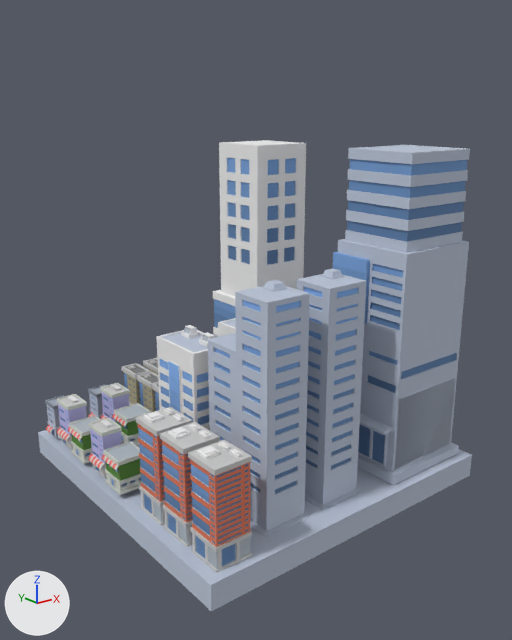
A saved change to the OBJ model Resource/building_3/3.obj.
Both versions are drawn from a 50 mm lens placed at (-2881.0, -3694.0, 2569.0), pointed at (-21.0, -120.0, 1139.0). Arrows for +X, +Y and +Z are at lower left; the lights stay in place. Where no turn or scale is listed for an object, it has been applied to the vertices.

Objects in the first picture: '3'.
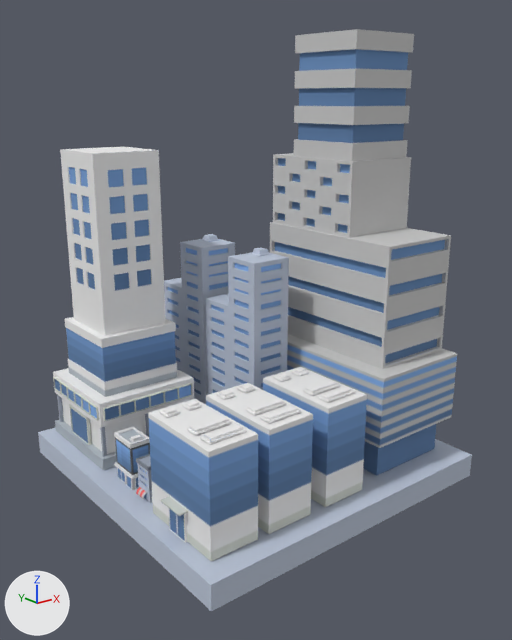
Where the change shows, as pixel boxes (x1, y1, x2, y2) in the pictures (512 x 640 px; the box of a moved part takes in the faces that stretch with it):
'3', reshaped (24% taller): before (38, 140, 472, 611); after (38, 29, 472, 611)
part 1 of me_3, added: after (160, 496, 188, 516)
part 2 of me_3, moved or reshaped: before (213, 140, 306, 338); after (53, 147, 194, 470)
part 3 of me_3, added: after (57, 395, 64, 422)
part 4 of me_3, added: after (100, 427, 107, 457)
part 5 of me_3, added: after (145, 414, 149, 437)
part 6 of me_3, moved or reshaped (not visible before): after (53, 377, 99, 421)
part 7 of me_3, moved or reshaped (not visible before): after (103, 383, 193, 421)
part 8 of me_3, moved or reshaped: before (320, 269, 345, 279); after (250, 248, 271, 257)
part 9 of me_3, moved or reshaped: before (296, 274, 366, 509); after (206, 253, 289, 395)
part 10 of me_3, moved or reshaped: before (208, 286, 311, 536); after (164, 239, 235, 404)
part 11 of me_3, moved or reshaped (not visible afterwards): before (218, 318, 236, 337)
part 12 of me_3, moved or reshaped (not visible afterwards): before (181, 325, 198, 338)
part 13 of me_3, moved or reshaped (not visible afterwards): before (199, 332, 215, 347)
part 14 of me_3, moved or reshaped (not visible afterwards): before (156, 330, 210, 430)
part 15 of me_3, moved or reshaped (not visible afterwards): before (152, 383, 160, 411)
part 16 of me_3, rebuilt: before (333, 145, 470, 485); after (270, 29, 457, 476)
part 17 of me_3, deleted: before (45, 280, 393, 573)
part 18 of me_3, built on: before (89, 418, 141, 495); after (69, 367, 367, 561)
part 19 of me_3, added: after (201, 234, 220, 242)
part 20 of me_3, surface changed: (43, 430, 472, 575) in both

Diff of the bpy script that builds the scene:
```diff
--- a/Resource/building_3/3.obj.py
+++ b/Resource/building_3/3.obj.py
@@ me_3 @@
-me_3.from_pydata(...)  # 19138 vertices, 37880 faces; spans x -1126.0..1126.0, y -1126.0..1126.0, z 0.0..2268.0
-me_3.materials.append(mat_material__16350)  # picture img_object131diffusemap_png
+me_3.from_pydata(...)  # 7466 vertices, 14724 faces; spans x -1126.0..1126.0, y -1126.0..1126.0, z 0.0..2962.0
+# me_3 part 1: a new loose piece, a box spanning x -1076.0..-1014.0, y -758.0..-564.0, z 366.0..378.0, in mat_material__16352 (picture img_object129diffusemap_png)
+# me_3 part 2: the loose piece of 754 vertices spanning x 258.0..1031.0, y 250.0..1022.0, z 170.0..2242.0 is moved by (-1272.0, 39.0, 0.0), in mat_material__16352 (picture img_object129diffusemap_png)
+# me_3 part 3: a new loose piece, a box spanning x -989.0..-966.0, y 1010.0..1033.0, z 236.0..490.0, in mat_material__16352 (picture img_object129diffusemap_png)
+# me_3 part 4: a new loose piece, a box spanning x -989.0..-966.0, y 317.0..340.0, z 236.0..490.0, in mat_material__16352 (picture img_object129diffusemap_png)
+# me_3 part 5: a new loose piece, a box spanning x -645.0..-622.0, y 317.0..340.0, z 236.0..490.0, in mat_material__16352 (picture img_object129diffusemap_png)
+# me_3 part 6: the loose piece of 76 vertices spanning x 261.0..288.0, y 290.0..986.0, z 521.0..614.0 is moved by (-1272.0, 39.0, 0.0), in mat_material__16352 (picture img_object129diffusemap_png)
+# me_3 part 7: the loose piece of 76 vertices spanning x 295.0..991.0, y 247.0..274.0, z 521.0..614.0 is moved by (-1272.0, 39.0, 0.0), in mat_material__16352 (picture img_object129diffusemap_png)
+# me_3 part 8: the loose piece of 16 vertices spanning x 12.0..115.0, y -799.0..-695.0, z 1544.0..1587.0 is moved by (63.0, 761.0, 0.0), in mat_material__16352 (picture img_object129diffusemap_png)
+# me_3 part 9: the loose piece of 898 vertices spanning x -193.0..185.0, y -985.0..-347.0, z 151.0..1549.0 is moved by (63.0, 761.0, 0.0), in mat_material__16352 (picture img_object129diffusemap_png)
+# me_3 part 10: the loose piece of 898 vertices spanning x -644.0..-266.0, y -985.0..-347.0, z 151.0..1549.0 is moved by (537.0, 1389.0, 0.0), in mat_material__16352 (picture img_object129diffusemap_png)
+# me_3 part 11: the loose piece of 558 vertices spanning x -238.0..124.0, y -297.0..131.0, z 171.0..1090.0 is turned -90 degrees about the z axis through its middle, then moved by (794.0, 1002.0, 0.0), in mat_material__16352 (picture img_object129diffusemap_png)
+# me_3 part 12: the loose piece of 24 vertices spanning x -502.0..-428.0, y -27.0..63.0, z 1080.0..1144.0 is turned -90 degrees about the z axis through its middle, then moved by (1302.0, 401.0, 0.0), in mat_material__16352 (picture img_object129diffusemap_png)
+# me_3 part 13: the loose piece of 24 vertices spanning x -502.0..-428.0, y -228.0..-138.0, z 1080.0..1144.0 is turned -90 degrees about the z axis through its middle, then moved by (1101.0, 602.0, 0.0), in mat_material__16352 (picture img_object129diffusemap_png)
+# me_3 part 14: the loose piece of 558 vertices spanning x -730.0..-368.0, y -297.0..131.0, z 171.0..1090.0 is turned -90 degrees about the z axis through its middle, then moved by (1286.0, 586.0, 0.0), in mat_material__16352 (picture img_object129diffusemap_png)
+# me_3 part 15: the loose piece of 824 vertices spanning x -443.0..-308.0, y 360.0..580.0, z 172.0..552.0 is moved by (-230.0, -425.0, -6.0), in mat_material__16352 (picture img_object129diffusemap_png)
+# me_3 part 16: the loose piece of 544 vertices spanning x 364.0..1052.0, y -1061.0..212.0, z 170.0..2268.0 is rebuilt with 580 vertices and now spans x 303.0..1051.0, y -982.0..302.0, z 170.0..2962.0, in mat_material__16352 (picture img_object129diffusemap_png)
+# me_3 part 17: 105 loose pieces with 12832 vertices, spanning x -1114.0..1003.0, y -1068.0..1050.0, z 165.0..1587.0, are deleted
+# me_3 part 18: 408 vertices removed from x -1099.0..-902.0, y -109.0..317.0, z 196.0..530.0; 1404 vertices added at x -1034.0..167.0, y -975.0..811.0, z 159.0..861.0
+# me_3 part 19: 32 vertices added at x 97.0..201.0, y 590.0..968.0, z 1193.0..1586.0
+# me_3 part 20: 534 kept faces spanning x -1126.0..1126.0, y -1126.0..1126.0, z 0.0..164.0 get new texture (UV) coordinates
+me_3.materials.append(mat_material__16352)  # picture img_object129diffusemap_png
```
